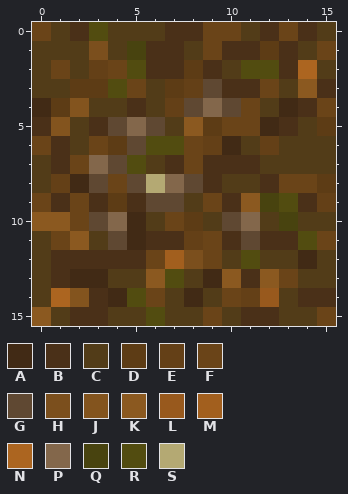
Pixel-art sprite: src/main/resources/textures/blocks/DNBlock_composter_maggots_4.png. That is the earlier state.
Colours within 5 levels of each other are drawn and written as one.
Palette (. is transparent): A #412a15  B #4a3018  C #523c18  D #5d3c15  E #644017  F #6a4418  G #5f4832  H #7b4f1d  J #83541e  K #8b5920  L #98591d  M #a25f1e  N #ac6520  P #83674b  Q #48430f  R #524c10  S #b4a973
The result:
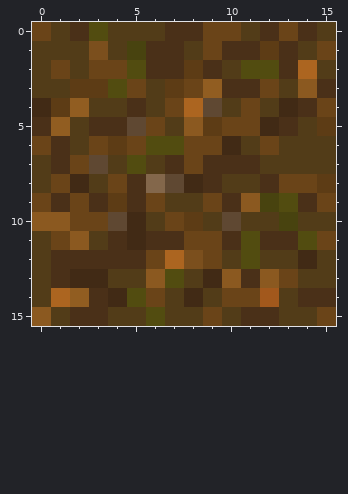
Log entry: Composter Render Fixes also fixes #23
The exact change:
file 128x128 -> 16x16 pixels (blocks of 8x8 -> 1x1; one block is one cell here)
colour J: #83541e -> #915d21
colour L: #98591d -> #a2581c
y 2: x 3 E -> F
y 3: x 8..9 EG -> FJ
y 4: x 7..10 EGPG -> FNGC
y 5: x 4..6 GPG -> BGF
y 6: x 5 G -> F; x 9 E -> F; x 12 E -> F
y 7: x 3..4 PG -> GC
y 8: x 1 E -> F; x 3 G -> C; x 5..8 GSPG -> BPGA
y 9: x 6..7 GG -> FC; x 15 E -> F
y 10: x 3..4 GP -> FG; x 11 P -> C
y 11: x 4 G -> B; x 8 E -> F; x 11 G -> R
y 12: x 7 M -> N
y 14: x 11 E -> F
